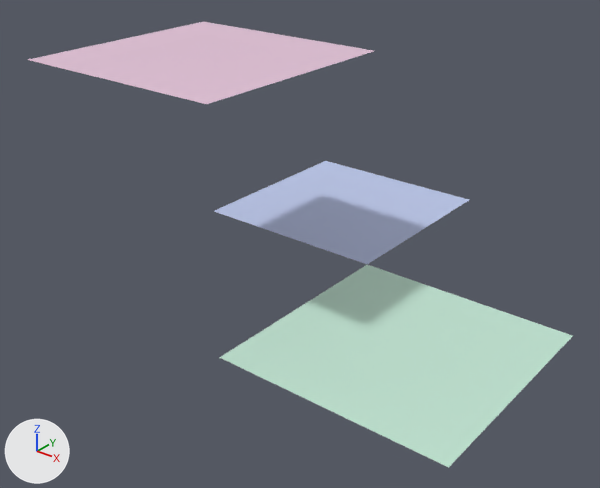
The Blender file samples/assets/playground.blend, before and after one commit.
Rendered twice from a 50 mm camera at (4.85, -4.82, 3.58) aimed at (0.7, 0.37, 0.36). Every picture has the same lights, and +X, +Y and +Z are marked at lower left.

In view in the first picture: 'child1', 'child2', 'child3'.
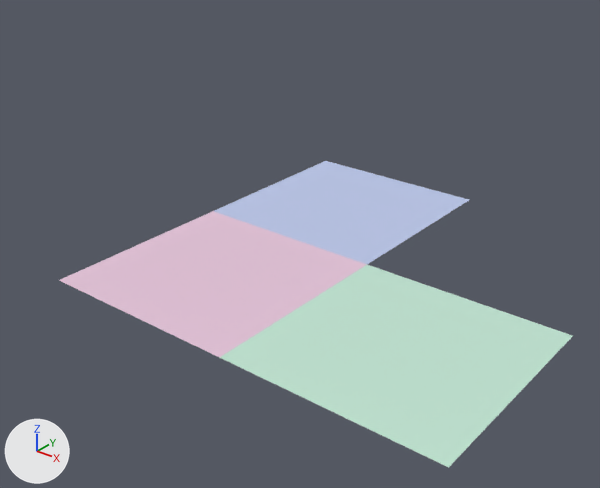
The change, as a list of edits to the scene's bpy script:
```text
Change ob_child2:
    ob_child2.parent: ob_excavator -> ob_child3
Change ob_child3:
    ob_child3.location: (0.0, 0.0, 2.0) -> (0.0, 0.0, 0.0)
```

Pixel boxes [x1, y1, x2, y2] of what changed, in the pictures (600 x 488 px):
'child3', moved: before [28, 22, 374, 104]; after [59, 211, 367, 357]
'child2', moved: [214, 161, 469, 264] in both
